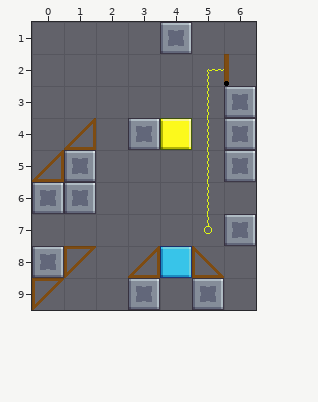
Tiled map (JSON) -- Assets/Level_Editor/TileMap/Room_72.tmj. The first picture shows the starting point.
Cells are 32x32 px. Shown: x 0..6, y 1..9.
The same view after the edit:
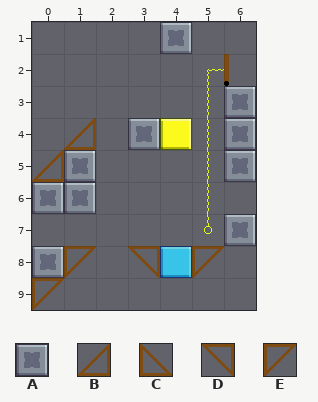
Key: from "tileSet": A 33, B 106, C 107, D 116, E 117.
_ is an empty cell, . an unchanged one.
Change:
--- layer "Blocks"
@@ x 3..5 @@
- 8 B.C
- 9 A.A
+ 8 D.E
+ 9 _._
Pixel boxes of the changes (left, top, right, bottom) in both pictures:
changed: (128, 246, 160, 310)
changed: (192, 246, 224, 310)
